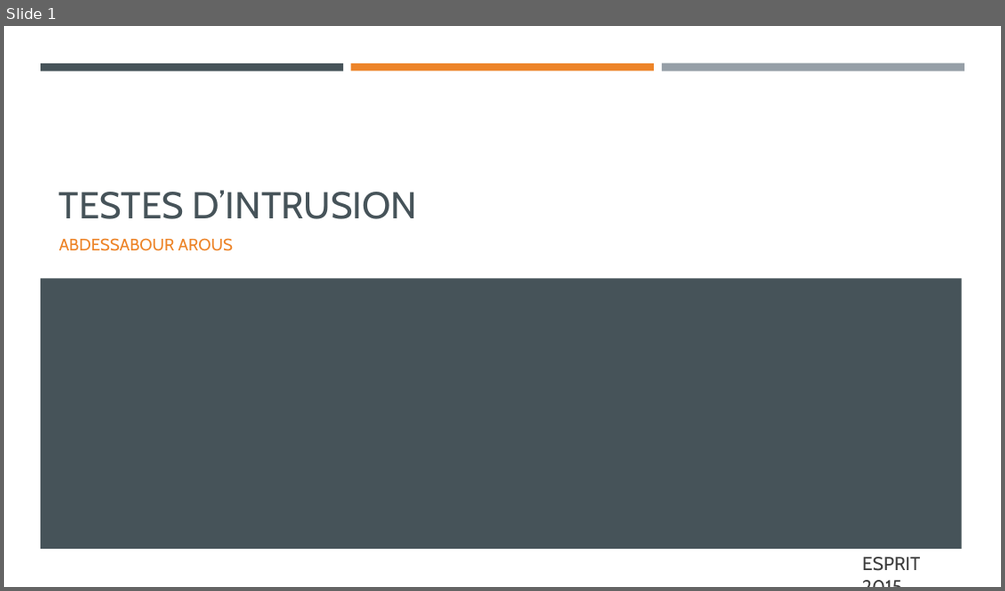
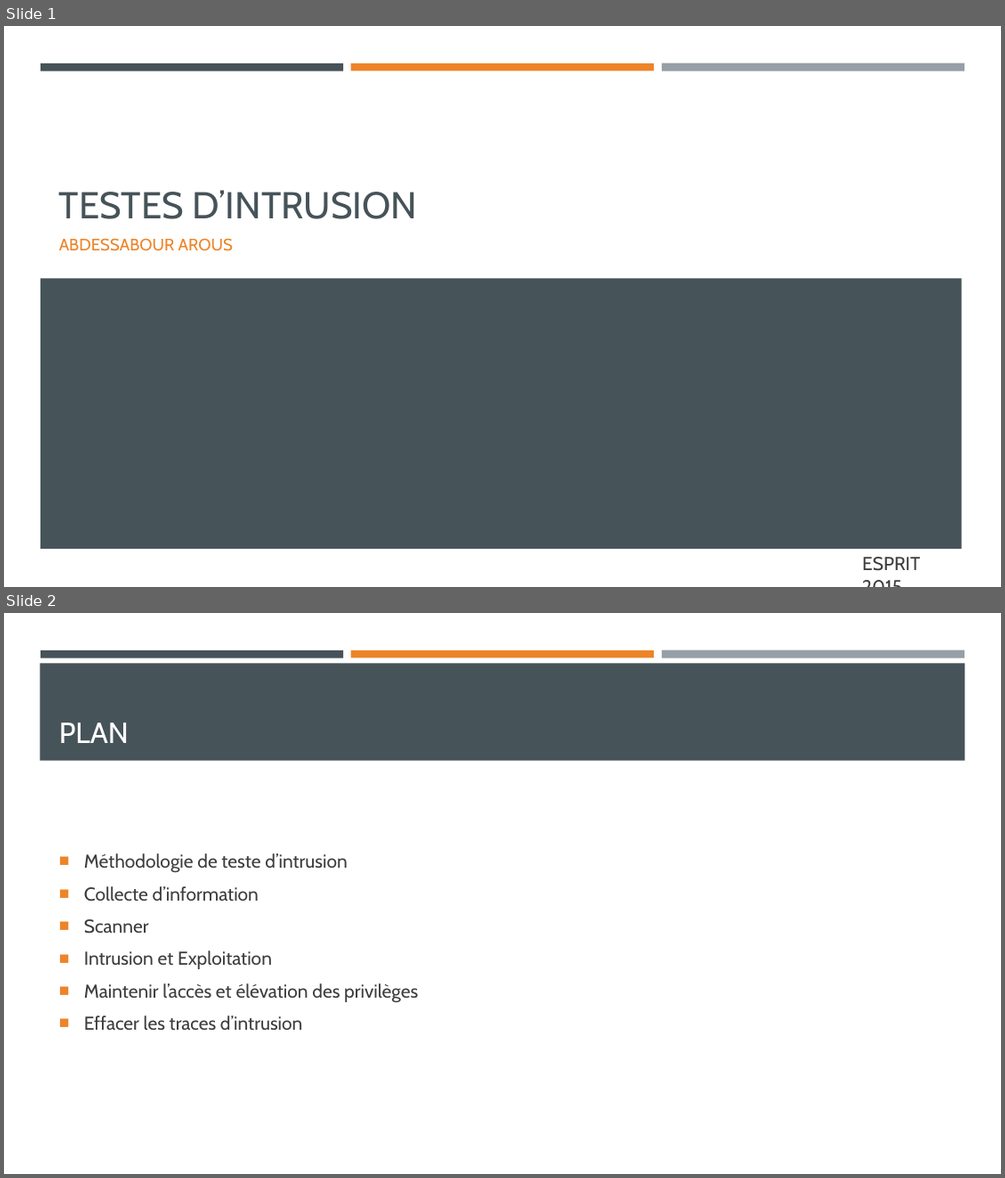
Before and after one commit to fksontini/NetworkSecurityClass, a slide deck: ESPRIT-4CINFO1-Mai-Juin-2015/Diapositives/7. Testes d'Intrusion.pptx. Shown one above the other, each under a label of ours: slide 1 before the commit, slides 1 and 2 after it. The pictures are 1005x591 and 1005x1178 pixels, drawn with LibreOffice and Linux fonts; fonts in the diff are those of the drawing. Boxes give left, top, right and bottom in pixels: in the first picture for what was removed or moved away, otherwise in the second. Text is boxed around its words. In the diff, an @@ line names an element or a change of style, - is before the commit and + after.

```diff
--- a/ESPRIT-4CINFO1-Mai-Juin-2015/Diapositives/7. Testes d'Intrusion.pptx
+++ b/ESPRIT-4CINFO1-Mai-Juin-2015/Diapositives/7. Testes d'Intrusion.pptx
@@ slide 2 added at (4,613,1001,1174), background #FFFFFF; not listed: 3 template elements that a slide beside it also shows @@
@@ rectangle added at (40,663,965,761), fill #465359 @@
@@ title added at (59,722,129,743), 28 pt, text #FFFFFF @@
+PLAN
@@ text added at (84,853,418,1030), 18 pt, text #3D3D3D @@
+■ Méthodologie de teste d’intrusion
+■ Collecte d’information
+■ Scanner
+■ Intrusion et Exploitation
+■ Maintenir l’accès et élévation des privilèges
+■ Effacer les traces d’intrusion
```
Also in this commit, not shown: 6 other slides added, 2 other files.
